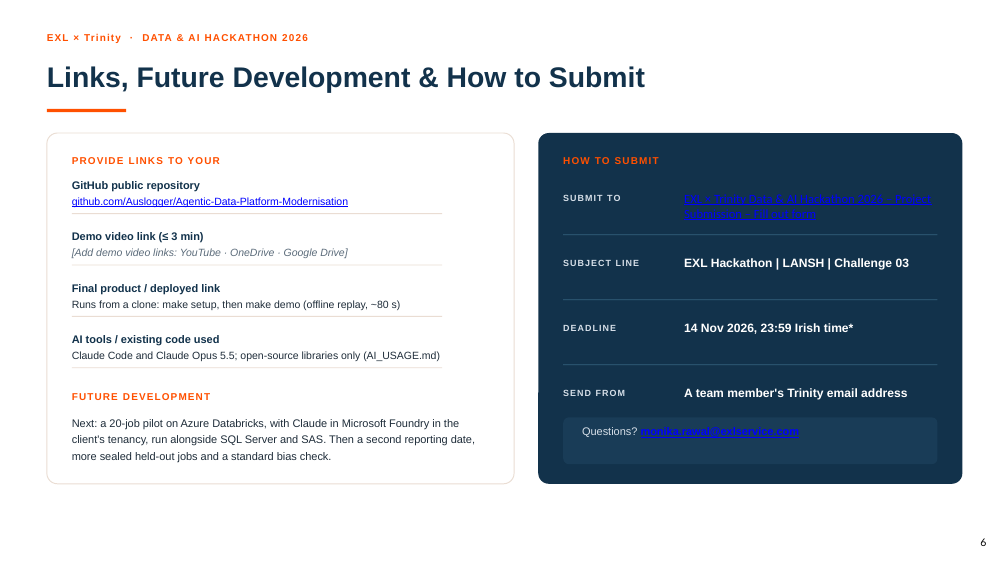
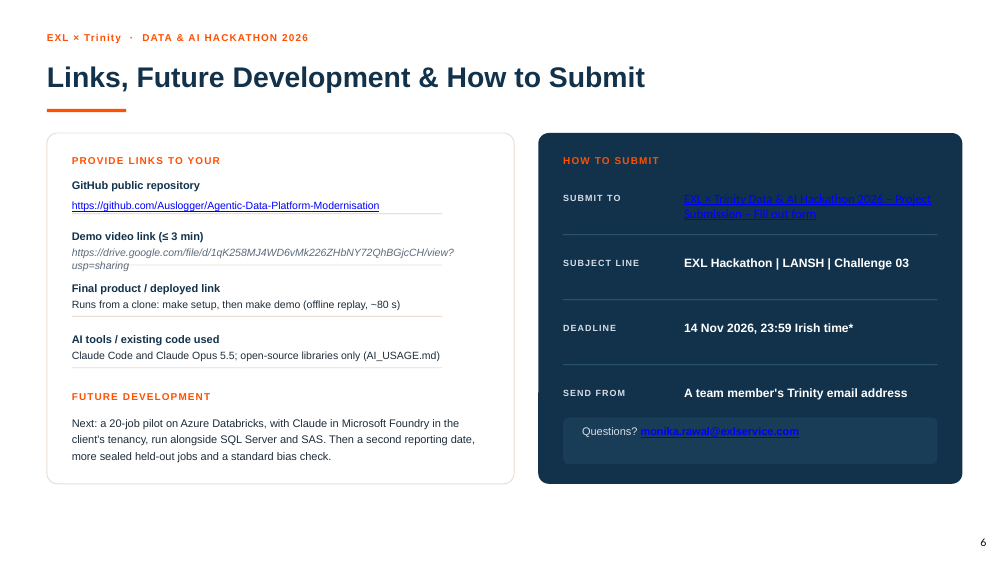
Before and after one commit to Auslogger/lansh-migration-factory, a slide deck: slide 6 of docs/submission/LANSH_EXL_Submission.pptx. Drawn at 1008x567 pixels with LibreOffice and Linux fonts; fonts in the diff are those of the drawing; background and template pictures are left out. Boxes give left, top, right and bottom in pixels: in the first picture for what was removed or moved away, otherwise in the second. Text is boxed around its words. In the diff, an @@ line names an element or a change of style, - is before the commit and + after.

```diff
--- a/docs/submission/LANSH_EXL_Submission.pptx
+++ b/docs/submission/LANSH_EXL_Submission.pptx
@@ text at (72, 201, 380, 212): text changed @@
-github.com/Auslogger/Agentic-Data-Platform-Modernisation
+https://github.com/Auslogger/Agentic-Data-Platform-Modernisation
@@ text at (72, 248, 454, 271): text changed @@
-[Add demo video links: YouTube · OneDrive · Google Drive]
+https://drive.google.com/file/d/1qK258MJ4WD6vMk226ZHbNY72QhBGjcCH/view?usp=sharing
```
Also in this commit, not shown: 3 other slides changed, 4 other files.
